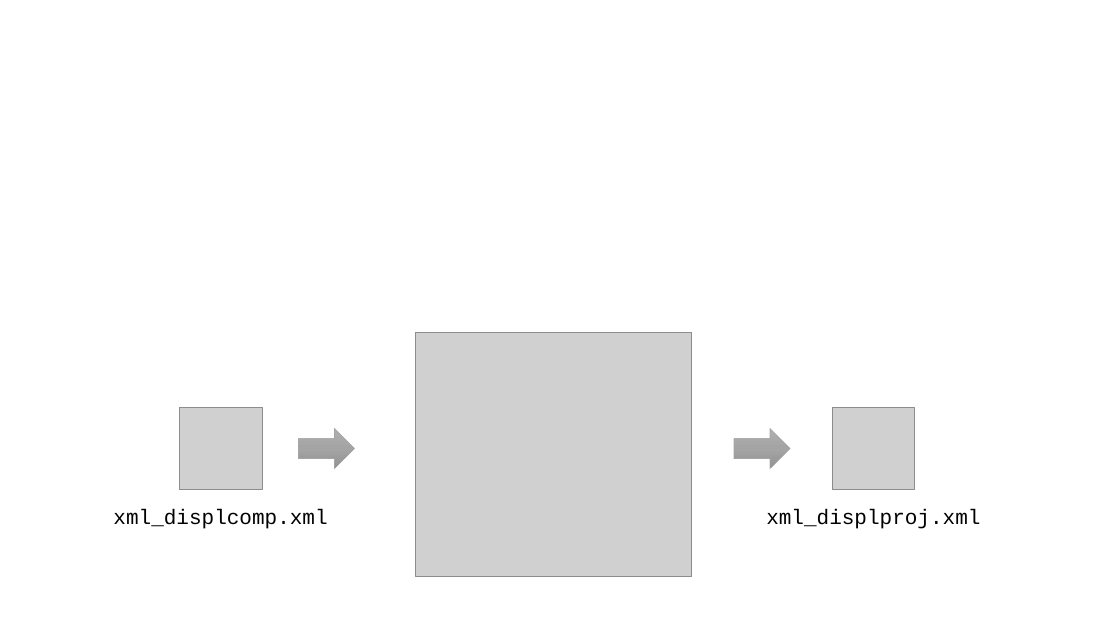
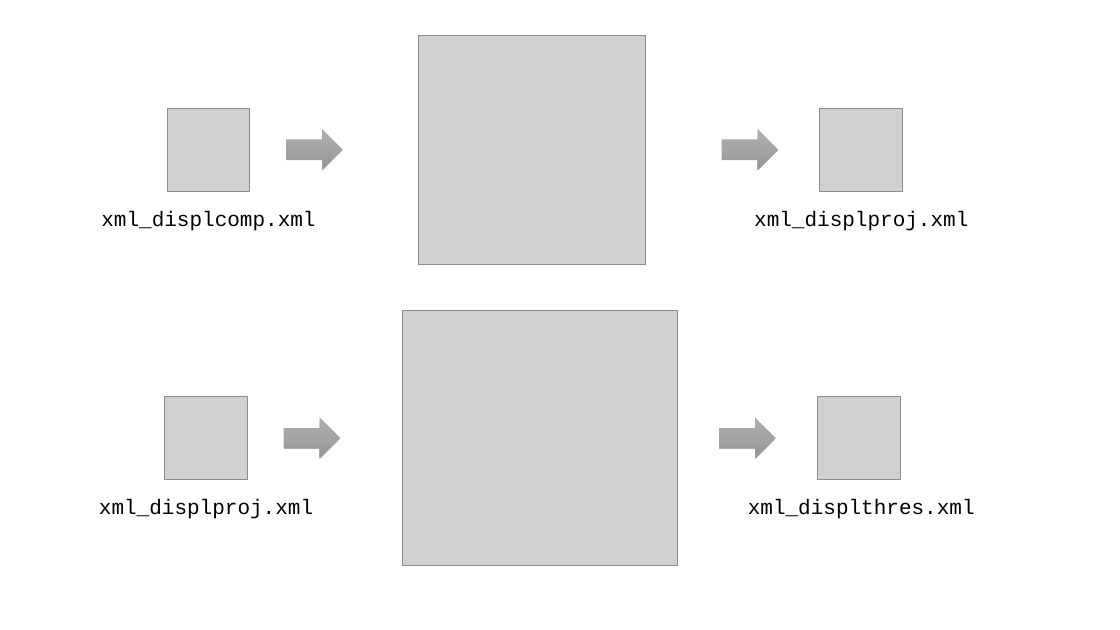
Before and after one commit to abria/TeraStitcher, a slide deck: slide 3 of images/icons.pptx. Drawn at 1120x630 pixels with LibreOffice and Linux fonts; fonts in the diff are those of the drawing; grey boxes stand for pictures. Boxes give left, top, right and bottom in pixels: in the first picture for what was removed or moved away, otherwise in the second. Text is boxed around its words. In the diff, an @@ line names an element or a change of style, - is before the commit and + after.

```diff
--- a/images/icons.pptx
+++ b/images/icons.pptx
@@ picture added at <box>418,35,645,264</box> @@
@@ picture: place and size @@
-picture at <box>833,408,915,490</box>
+picture at <box>820,108,902,191</box>
@@ 2 texts, 2 right arrows, 1 picture: place and size @@
-2 texts, 2 right arrows, 1 picture at <box>113,408,980,529</box>
+2 texts, 2 right arrows, 1 picture at <box>101,108,968,231</box>
@@ picture: place and size @@
-picture at <box>415,333,691,576</box>
+picture at <box>402,311,677,565</box>
@@ group added at <box>99,397,975,519</box>: 2 right arrows, 2 pictures, 2 texts @@
+xml_displproj.xml
+xml_displthres.xml
```
Also in this commit, not shown: 1 slide added, 2 other files.
